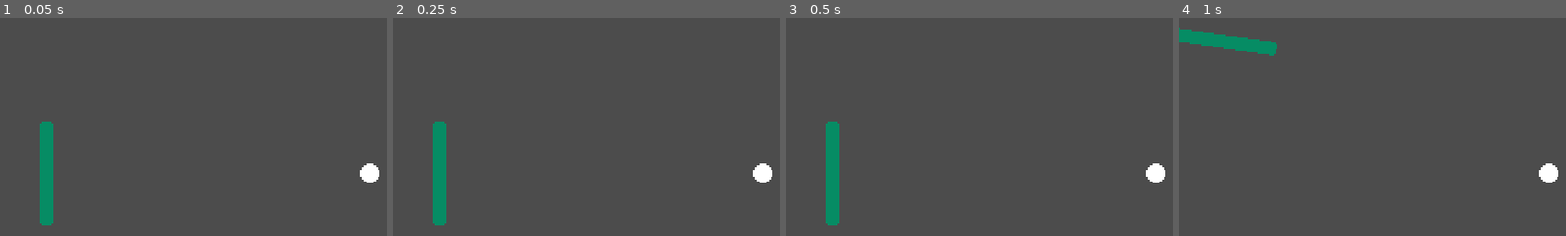
Above: before the commit, frames 1-4 (left to right).
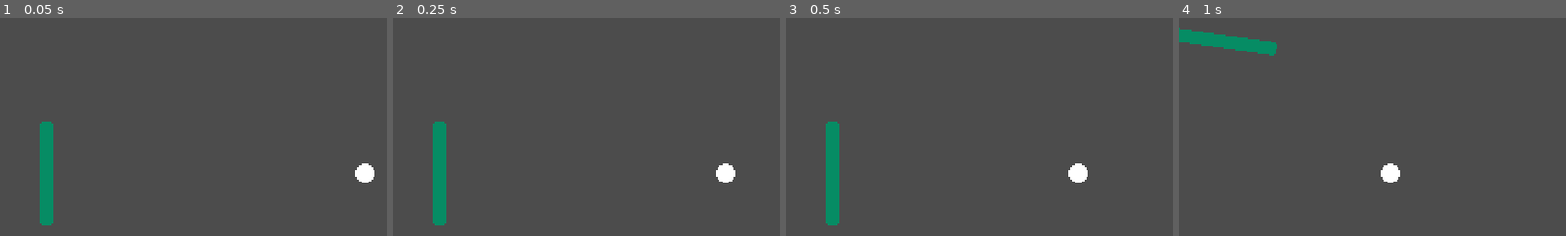
Above: after the commit, the same moments.

Repository: adatechschool/spin-spong
Game: Godot game, scene res://scenes/pong.tscn
The game is run twice, just before and just after one commit, with the same random seed, the same clock (stepped at 60 frames per second) and the same inputs.
Inputs:
- Up to frame 1 (0.05 s): no input
- Up to frame 2 (0.25 s): no input
- Up to frame 3 (0.5 s): no input
- Up to frame 4 (1 s): hold Up (adriel_goes_up) from 0.53 s (still down)
The pictures show only the part of the screen within x 2-52%, y 14-64%; the shares and areas given below are measured in that part.

The runs differ from the first frame. In frame 1, 0.2% of the frame differs, in the area x 91-98%, y 66-76%; in frame 2, 0.7%; in frame 3, 0.7%, in the area x 72-98%, y 66-76%; in frame 4, 0.7%.

Commit message:
Set a default damping value in project settings.

Diff:
--- a/project.godot
+++ b/project.godot
@@ -76,6 +76,10 @@
  ]
 }
 
+[physics]
+
+2d/default_linear_damp=0.0
+
 [rendering]
 
 quality/2d/use_pixel_snap=true
--- a/scenes/ball.tscn
+++ b/scenes/ball.tscn
@@ -12,7 +12,7 @@
 
 [node name="ball" type="RigidBody2D"]
 mode = 2
-mass = 0.01
+mass = 0.00102041
 physics_material_override = SubResource( 1 )
 gravity_scale = 0.0
 script = ExtResource( 1 )
--- a/scenes/pong.tscn
+++ b/scenes/pong.tscn
@@ -15,6 +15,3 @@
 
 [node name="ball" parent="." instance=ExtResource( 4 )]
 position = Vector2( 240, 135 )
-linear_damp = 0.0
-angular_damp = 0.0
-script = null
--- a/scripts/ball.gd
+++ b/scripts/ball.gd
@@ -1,9 +1,9 @@
 extends RigidBody2D
 
-export var max_speed = 200
+export var max_speed = 300
 
 func _ready():
-	set_axis_velocity(Vector2(100, 100))
+	set_axis_velocity(max_speed * Vector2.LEFT / 3)
 
 func _integrate_forces(_state):
 	if linear_velocity.length() > max_speed:
